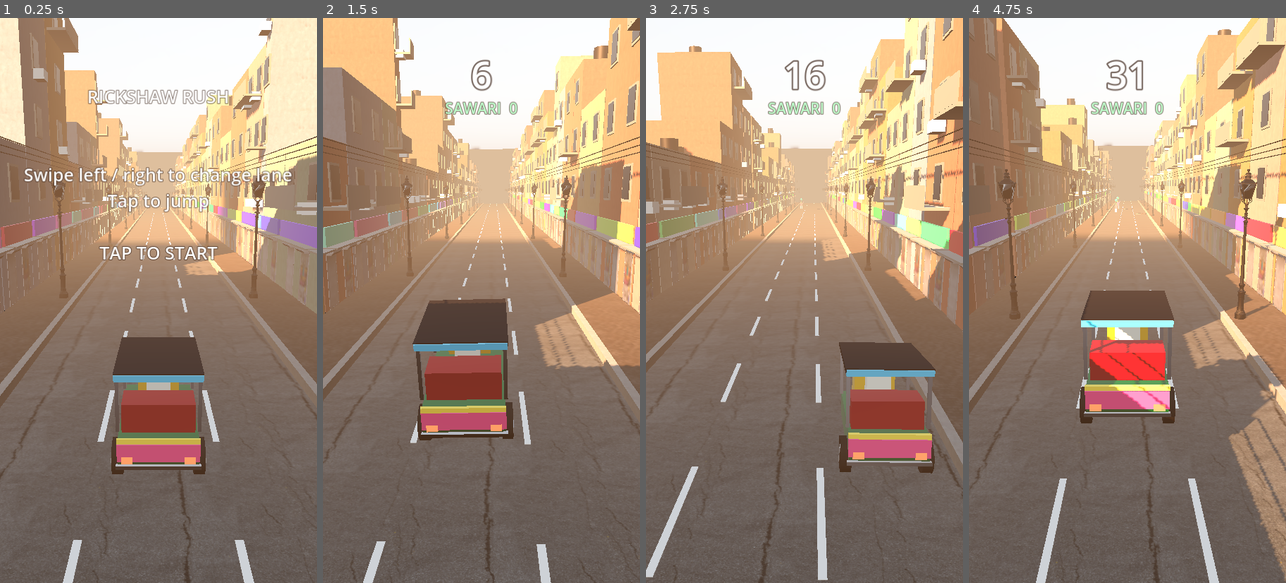
Above: before the commit, frames 1-4 (left to right).
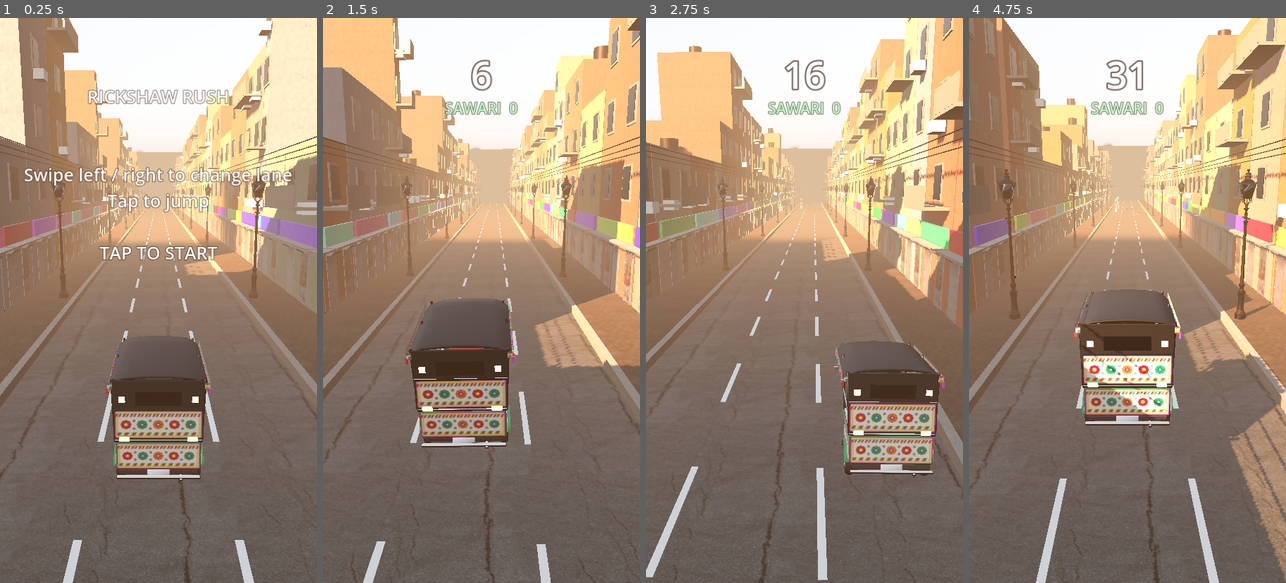
Above: after the commit, the same moments.

Repository: abrar1499/AI-GAMES
Game: Godot game, scene res://main.tscn
Two runs of this game, one before a commit and one after it. Both use one fixed random seed, a clock stepped at 60 frames per second and the inputs below.
Inputs (mouse positions are in pixels of both pictures, inside the frame that each line leads up to):
- Up to frame 1 (0.25 s): no input
- Up to frame 2 (1.5 s): tap Enter at 0.5, 0.6, 1.35 s; move the mouse to (551, 272) at 0.52 s; hold Right 0.53-1.28 s; click (551, 272) at 0.67 s; tap Space at 0.77 s; move the mouse to (418, 328) at 1.27 s; hold Left from 1.28 s (still down)
- Up to frame 3 (2.75 s): tap Space at 1.52 s; move the mouse to (836, 176) at 2.02 s; release Left at 2.03 s; hold Right from 2.03 s (still down); tap Enter at 2.1 s
- Up to frame 4 (4.75 s): move the mouse to (1111, 413) at 2.77 s; release Right at 2.78 s; hold Up 2.78-3.53 s; tap Enter at 2.85, 3.6, 4.35 s; click (1111, 413) at 2.92 s; tap Space at 3.02, 3.77, 4.52 s; move the mouse to (1222, 385) at 3.52 s; hold Left from 3.53 s (still down); move the mouse to (1032, 215) at 4.27 s

The runs differ from the first frame. In frame 1, 6.4% of the frame differs, in the area x 33-67%, y 56-83%; in frame 2, 6.7%; in frame 3, 6.5%; in frame 4, 7.2%, in the area x 33-100%, y 48-75%.

Commit message:
Replace box vehicles with Blender-built rickshaw, car and bus
- tools/make_rickshaw.py builds a Pakistani CNG rickshaw: bevelled
  body, slanted nose with headlight, windshield, arched rexine canopy
  with tassel fringe, chrome pillars, red seats, mudguards, and
  truck-art panels front to back
- tools/make_vehicles.py builds a sedan (paint recoloured per car in
  game) and a truck-art mini-bus with ladder and roof luggage
- tools/truck_art.py draws the truck-art panel textures with Pillow
- tools/blender_kit.py holds the shared Blender helpers and glTF export
- Game loads the .glb models, spins the rickshaw wheels, recolours
  cars and buses, and uses the car model's real length for collisions

Co-Authored-By: Claude Opus 5.5 <noreply@anthropic.com>
Claude-Session: https://claude.ai/code/session_01U3zDc94r1kvpFGsk3pNeSF

Diff:
--- a/rickshaw-rush/main.gd
+++ b/rickshaw-rush/main.gd
@@ -75,6 +75,9 @@
 const MANHOLE_SCENE := preload("res://assets/water_manhole_cover/water_manhole_cover.gltf")
 const LAMP_SCENE := preload("res://assets/street_lamp_01/street_lamp_01.gltf")
 const SKY_HDR := preload("res://assets/sky/highway_bridge_sunset_1k.hdr")
+const RICKSHAW_SCENE := preload("res://assets/models/rickshaw.glb")
+const CAR_SCENE := preload("res://assets/models/car.glb")
+const BUS_SCENE := preload("res://assets/models/bus.glb")
 
 # Wall colours seen on Pakistani city streets: whitewash, cream, ochre, pale pink, mint, sky blue.
 const WALL_TINTS := [
@@ -223,7 +226,7 @@
 
 func _spin_wheels(dz: float) -> void:
 	for w in wheels:
-		w.rotation.x -= dz / 0.3
+		w.rotation.x -= dz / 0.25
 
 
 func _check_hits() -> void:
@@ -344,7 +347,7 @@
 	match kind:
 		"car":
 			n = _make_car()
-			half_len = 1.6
+			half_len = 1.95
 		"bus":
 			n = _make_bus()
 			half_len = 3.0
@@ -579,91 +582,50 @@
 
 # ---------------------------------------------------------------- models (built from simple shapes)
 
+## The rickshaw model is built in Blender by tools/make_rickshaw.py.
 func _make_rickshaw() -> Node3D:
 	var root := Node3D.new()
 	body = Node3D.new()
 	root.add_child(body)
-	var green := Color(0.1, 0.45, 0.25)
-	var dark := Color(0.1, 0.1, 0.12)
-	_boxm(body, Vector3(1.3, 0.45, 2.2), Vector3(0, 0.6, 0), _pbr(green, 0.5, 0.3))                   # chassis
-	_boxm(body, Vector3(0.8, 0.75, 0.6), Vector3(0, 0.85, -1.1), _pbr(Color(0.95, 0.75, 0.15), 0.5, 0.3)) # nose
-	_boxm(body, Vector3(1.2, 0.5, 0.6), Vector3(0, 1.05, 0.55), _pbr(Color(0.6, 0.08, 0.1), 0.0, 0.55))  # seat
-	_boxm(body, Vector3(1.42, 0.08, 1.9), Vector3(0, 1.85, 0.05), _pbr(dark, 0.0, 0.85))               # canopy
-	_boxm(body, Vector3(1.36, 0.06, 0.08), Vector3(0, 0.37, 1.12), _pbr(Color(0.8, 0.8, 0.82), 1.0, 0.15))  # chrome bumper
-	for p: Vector3 in [Vector3(-0.66, 1.35, -0.8), Vector3(0.66, 1.35, -0.8), Vector3(-0.66, 1.35, 0.9), Vector3(0.66, 1.35, 0.9)]:
-		_boxm(body, Vector3(0.06, 0.95, 0.06), p, _pbr(Color(0.75, 0.75, 0.78), 1.0, 0.2))
-	# Truck-art back panel.
-	_box(body, Vector3(1.32, 0.3, 0.05), Vector3(0, 0.62, 1.12), Color(0.95, 0.3, 0.55))
-	_box(body, Vector3(1.32, 0.08, 0.06), Vector3(0, 0.82, 1.12), Color(1.0, 0.85, 0.2))
-	_box(body, Vector3(1.4, 0.1, 0.06), Vector3(0, 1.82, 1.0), Color(0.2, 0.75, 0.95))
-	var tail_l := _box(body, Vector3(0.18, 0.12, 0.04), Vector3(-0.5, 0.5, 1.13), Color(1, 0.1, 0.1))
-	var tail_r := _box(body, Vector3(0.18, 0.12, 0.04), Vector3(0.5, 0.5, 1.13), Color(1, 0.1, 0.1))
-	tail_l.material_override = _mat(Color(1, 0.15, 0.1), true)
-	tail_r.material_override = _mat(Color(1, 0.15, 0.1), true)
-	var head := _box(body, Vector3(0.22, 0.22, 0.05), Vector3(0, 1.0, -1.42), Color(1, 1, 0.8))
-	head.material_override = _mat(Color(1, 0.95, 0.7), true)
-	# Wheels: one in front, two at the back.
-	for wp: Vector3 in [Vector3(0, 0.3, -1.05), Vector3(-0.68, 0.3, 0.65), Vector3(0.68, 0.3, 0.65)]:
-		var pivot := Node3D.new()
-		pivot.position = wp
-		body.add_child(pivot)
-		var w := _cyl(pivot, 0.3, 0.18, Vector3.ZERO, dark)
-		w.rotation.z = PI * 0.5
-		w.material_override = _pbr(Color(0.04, 0.04, 0.04), 0.0, 0.9)
-		_box(pivot, Vector3(0.2, 0.08, 0.5), Vector3.ZERO, Color(0.6, 0.6, 0.6))  # spoke, shows spin
-		wheels.append(pivot)
-	# Driver.
-	_box(body, Vector3(0.45, 0.5, 0.35), Vector3(0, 1.15, -0.4), Color(0.9, 0.9, 0.85))
-	_cyl(body, 0.15, 0.25, Vector3(0, 1.55, -0.4), Color(0.75, 0.55, 0.4))
+	var model := RICKSHAW_SCENE.instantiate() as Node3D
+	body.add_child(model)
+	for wheel_name in ["Wheel_F", "Wheel_RL", "Wheel_RR"]:
+		var w := model.find_child(wheel_name, true, false) as Node3D
+		if w:
+			wheels.append(w)
 	return root
 
 
+## Car and bus models are built in Blender by tools/make_vehicles.py.
 func _make_car() -> Node3D:
 	var n := Node3D.new()
-	# Common car colours: white, silver, black, grey, maroon, dark blue.
-	var col: Color = [Color(0.9, 0.9, 0.88), Color(0.62, 0.63, 0.65), Color(0.05, 0.05, 0.06),
-		Color(0.3, 0.31, 0.33), Color(0.38, 0.05, 0.07), Color(0.08, 0.14, 0.3)].pick_random()
-	var paint := _pbr(col, 0.55, 0.28)
-	_boxm(n, Vector3(1.7, 0.6, 3.6), Vector3(0, 0.62, 0), paint)
-	_boxm(n, Vector3(1.5, 0.5, 1.8), Vector3(0, 1.17, 0.15), paint)
-	_boxm(n, Vector3(1.52, 0.38, 1.6), Vector3(0, 1.16, 0.15), glass_mat)
-	_boxm(n, Vector3(1.4, 0.4, 0.05), Vector3(0, 1.12, 1.06), glass_mat)             # rear window
-	_boxm(n, Vector3(1.74, 0.16, 0.12), Vector3(0, 0.38, 1.8), _pbr(Color(0.08, 0.08, 0.08), 0.0, 0.6))  # bumper
-	_boxm(n, Vector3(0.52, 0.13, 0.02), Vector3(0, 0.58, 1.81), paint_white)         # number plate
-	for mx: float in [-0.9, 0.9]:
-		_boxm(n, Vector3(0.12, 0.1, 0.18), Vector3(mx, 1.0, -0.5), paint)
-	for x: float in [-0.8, 0.8]:
-		for z: float in [-1.05, 1.05]:
-			var w := _cyl(n, 0.32, 0.22, Vector3(x, 0.32, z * 1.15), Color(0.1, 0.1, 0.1))
-			w.rotation.z = PI * 0.5
-			w.material_override = _pbr(Color(0.04, 0.04, 0.04), 0.0, 0.9)
-			var hub := _cyl(n, 0.18, 0.24, Vector3(x, 0.32, z * 1.15), Color(0.7, 0.7, 0.72))
-			hub.rotation.z = PI * 0.5
-			hub.material_override = _pbr(Color(0.75, 0.75, 0.77), 1.0, 0.2)
-	var l1 := _box(n, Vector3(0.34, 0.14, 0.05), Vector3(-0.6, 0.75, 1.81), Color.RED)
-	var l2 := _box(n, Vector3(0.34, 0.14, 0.05), Vector3(0.6, 0.75, 1.81), Color.RED)
-	l1.material_override = _mat(Color(1, 0.15, 0.1), true)
-	l2.material_override = _mat(Color(1, 0.15, 0.1), true)
+	var model := CAR_SCENE.instantiate() as Node3D
+	n.add_child(model)
+	# Common car colours here: white, silver, black, grey, maroon, dark blue.
+	var col: Color = [Color(0.9, 0.9, 0.88), Color(0.62, 0.63, 0.65), Color(0.03, 0.03, 0.04),
+		Color(0.3, 0.31, 0.33), Color(0.38, 0.04, 0.06), Color(0.06, 0.12, 0.3)].pick_random()
+	_recolor(model, "CarPaint", col)
 	return n
 
 
 func _make_bus() -> Node3D:
 	var n := Node3D.new()
-	var base := Color.from_hsv(randf(), 0.7, 0.85)
-	_boxm(n, Vector3(2.0, 2.6, 6.0), Vector3(0, 1.6, 0), _pbr(base, 0.3, 0.35))
-	_boxm(n, Vector3(2.04, 0.75, 5.0), Vector3(0, 2.2, -0.3), glass_mat)  # windows
-	_boxm(n, Vector3(1.7, 0.7, 0.04), Vector3(0, 2.2, 3.01), glass_mat)   # rear window
-	_boxm(n, Vector3(1.9, 0.1, 5.6), Vector3(0, 2.95, 0), _pbr(Color(0.75, 0.75, 0.78), 1.0, 0.25))  # roof rack
-	# Truck-art stripes.
-	for k in 3:
-		_box(n, Vector3(2.04, 0.12, 6.04), Vector3(0, 0.8 + k * 0.22, 0), Color.from_hsv(randf(), 0.85, 1.0))
-	_box(n, Vector3(1.6, 0.7, 0.05), Vector3(0, 1.35, 3.02), Color.from_hsv(randf(), 0.8, 1.0))
-	for x: float in [-0.95, 0.95]:
-		for z: float in [-2.0, 2.0]:
-			var w := _cyl(n, 0.45, 0.3, Vector3(x, 0.45, z), Color(0.1, 0.1, 0.1))
-			w.rotation.z = PI * 0.5
-			w.material_override = _pbr(Color(0.04, 0.04, 0.04), 0.0, 0.9)
+	var model := BUS_SCENE.instantiate() as Node3D
+	n.add_child(model)
+	_recolor(model, "BusPaint", Color.from_hsv(randf(), randf_range(0.0, 0.5), 0.9))
+	_recolor(model, "BusStripe", Color.from_hsv(randf(), 0.85, 0.8))
 	return n
+
+
+## Gives one instance its own copy of the named material with a new albedo colour.
+func _recolor(root: Node, material_name: String, color: Color) -> void:
+	for mi: MeshInstance3D in root.find_children("*", "MeshInstance3D", true, false):
+		for i in mi.mesh.get_surface_count():
+			var m := mi.mesh.surface_get_material(i)
+			if m and m.resource_name == material_name:
+				var copy := m.duplicate() as StandardMaterial3D
+				copy.albedo_color = color
+				mi.set_surface_override_material(i, copy)
 
 
 func _make_buffalo() -> Node3D:
Binary file added: rickshaw-rush/assets/models/bus.glb
Not shown, added: rickshaw-rush/assets/models/bus.glb.import
Binary file added: rickshaw-rush/assets/models/bus_truckart_rear.jpg
Not shown, added: rickshaw-rush/assets/models/bus_truckart_rear.jpg.import
Binary file added: rickshaw-rush/assets/models/bus_truckart_side.jpg
Not shown, added: rickshaw-rush/assets/models/bus_truckart_side.jpg.import
Binary file added: rickshaw-rush/assets/models/car.glb
Not shown, added: rickshaw-rush/assets/models/car.glb.import
Binary file added: rickshaw-rush/assets/models/rickshaw.glb
Not shown, added: rickshaw-rush/assets/models/rickshaw.glb.import
Binary file added: rickshaw-rush/assets/models/rickshaw_truckart_rear.jpg
Not shown, added: rickshaw-rush/assets/models/rickshaw_truckart_rear.jpg.import
(and 2 more such lines)
